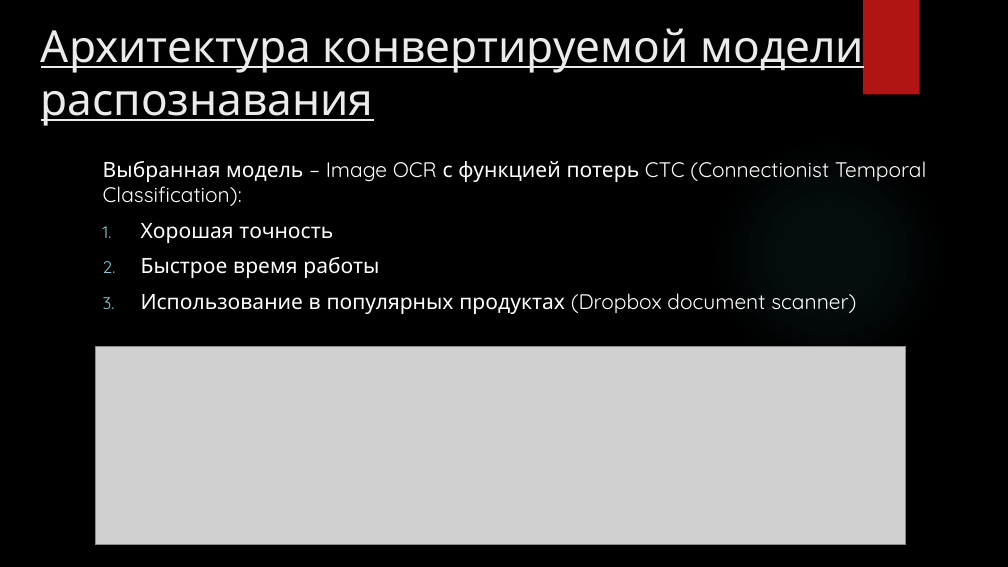
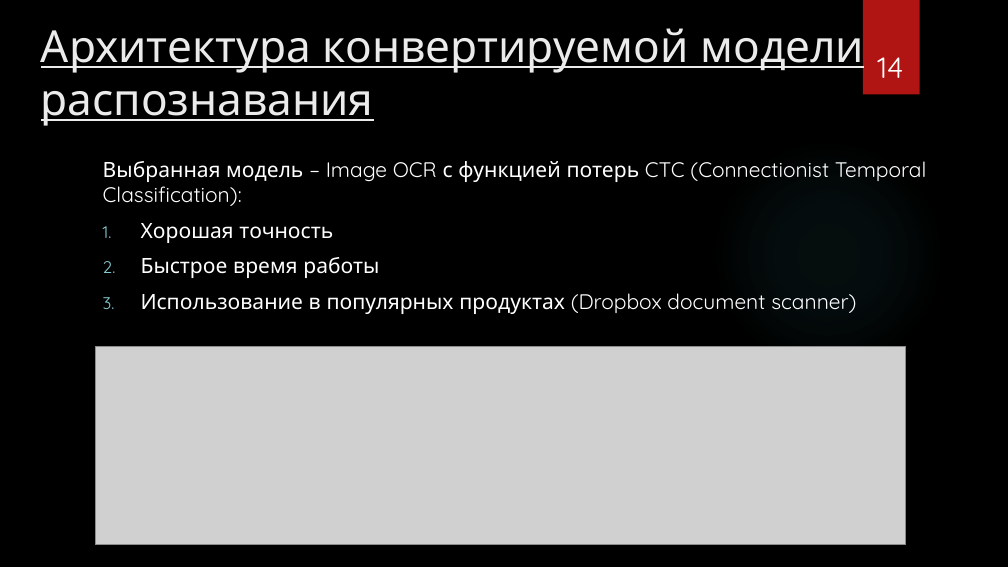
Before and after one commit to JerryCh0/mipt_diploma, a slide deck: slide 14 of representation/final_presentation.pptx. Drawn at 1008x567 pixels with LibreOffice and Linux fonts; fonts in the diff are those of the drawing; grey boxes stand for pictures; background and template pictures are left out. Boxes give left, top, right and bottom in pixels: in the first picture for what was removed or moved away, otherwise in the second. Text is boxed around its words. In the diff, an @@ line names an element or a change of style, - is before the commit and + after.

```diff
--- a/representation/final_presentation.pptx
+++ b/representation/final_presentation.pptx
@@ page number added at (877,57,903,78), 28 pt, text #FFFFFF @@
+14
```
Also in this commit, not shown: 20 other slides changed, 4 other files.
